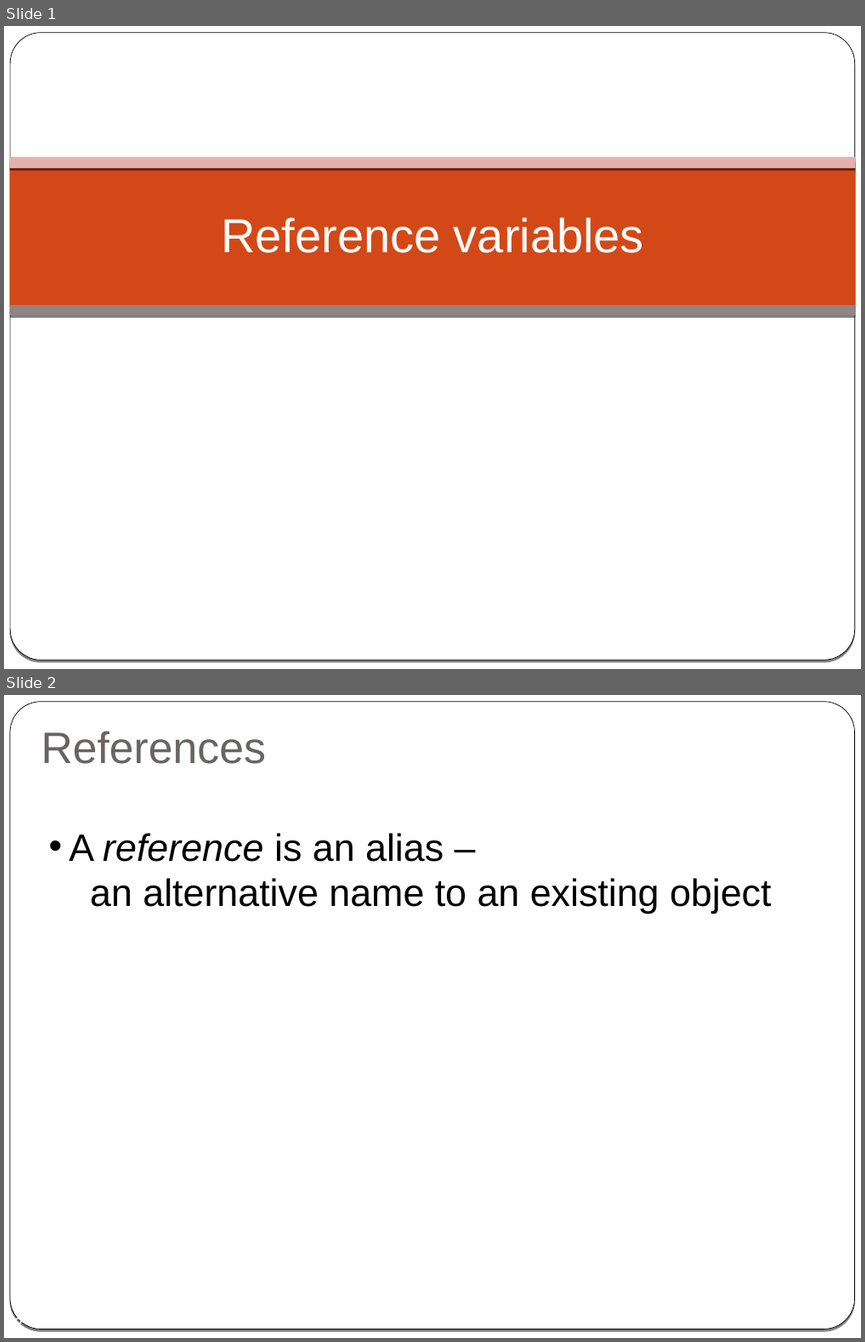
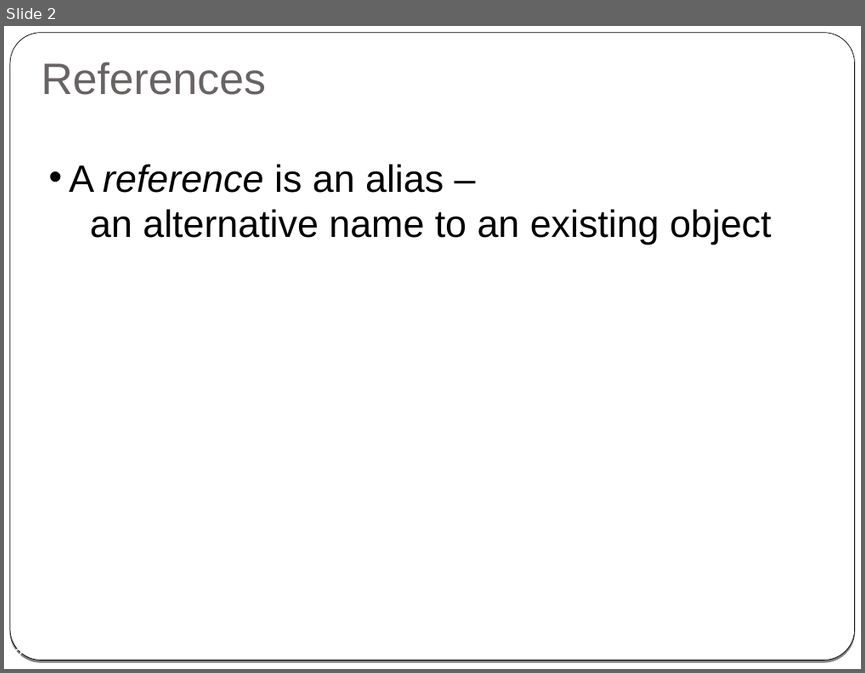
Before and after one commit to cpp-at-ariel/cpp-5778, a slide deck: week03-composition-initialization-reference/slides-reference.odp. Shown one above the other, each under a label of ours: slides 1 and 2 before the commit, slide 2 after it. The pictures are 865x1342 and 865x673 pixels, drawn with LibreOffice and Linux fonts; fonts in the diff are those of the drawing. Boxes give left, top, right and bottom in pixels: in the first picture for what was removed or moved away, otherwise in the second. Text is boxed around its words. In the diff, an @@ line names an element or a change of style, - is before the commit and + after.

```diff
--- a/week03-composition-initialization-reference/slides-reference.odp
+++ b/week03-composition-initialization-reference/slides-reference.odp
@@ slide 1 removed at box(4, 26, 861, 669), background gradient #000000 to #FFFFFF; not listed: 2 template elements that a slide beside it also shows @@
@@ rectangle removed at box(10, 162, 856, 306) @@
@@ rectangle removed at box(10, 157, 856, 168) @@
@@ title removed at box(221, 217, 644, 253) @@
-Reference variables
@@ rectangle removed at box(10, 306, 856, 316) @@
```
Also in this commit, not shown: 1 slide added, 12 other files.
